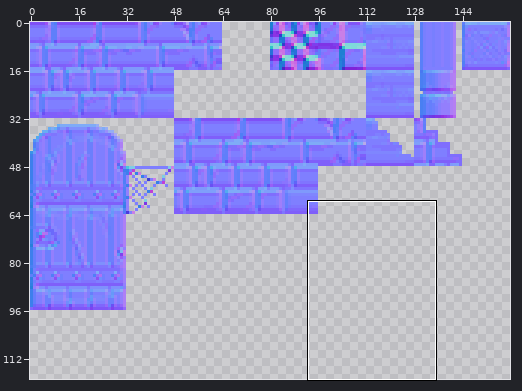
File history of a sprite sheet, Art Assets/Backgrounds/CastleTileset_n.png. The first picture is a wide view before the edit; the outline marks the close-up.
Close-up. Old version:
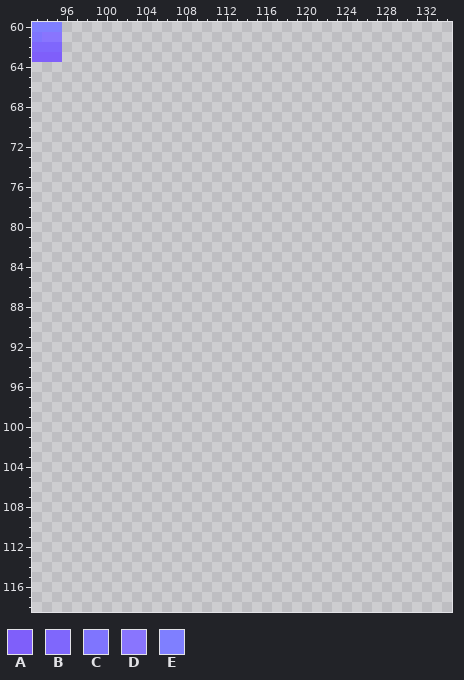
The file is 160x160 pixels. Colours within 5 levels of each other are drawn and written as one. Shown: x 93..134, y 60..118. The wide view leaves out empty margins.
Palette (. is transparent): A #7f5ffa  B #7f67fc  C #7f75fe  D #8975fe  E #7f7fff
Pixels before (only the part around the change), first column x 93:
 60 EEE.......................................
 61 CDD.......................................
 62 BBB.......................................
 63 AAA.......................................
 64 ..........................................
 65 ..........................................
 66 ..........................................
 67 ..........................................
 68 ..........................................
 69 ..........................................
 70 ..........................................
 71 ..........................................
 72 ..........................................
 73 ..........................................
 74 ..........................................
 75 ..........................................
 76 ..........................................
 77 ..........................................
 78 ..........................................
 79 ..........................................
 80 ..........................................
 81 ..........................................
 82 ..........................................
 83 ..........................................
 84 ..........................................
 85 ..........................................
 86 ..........................................
 87 ..........................................
 88 ..........................................
 89 ..........................................
 90 ..........................................
 91 ..........................................
 92 ..........................................
 93 ..........................................
 94 ..........................................
 95 ..........................................
 96 ..........................................
 97 ..........................................
 98 ..........................................
 99 ..........................................
100 ..........................................
101 ..........................................
102 ..........................................
103 ..........................................
104 ..........................................
105 ..........................................
106 ..........................................
107 ..........................................
108 ..........................................
109 ..........................................
110 ..........................................
111 ..........................................
112 ..........................................
113 ..........................................
114 ..........................................
New version:
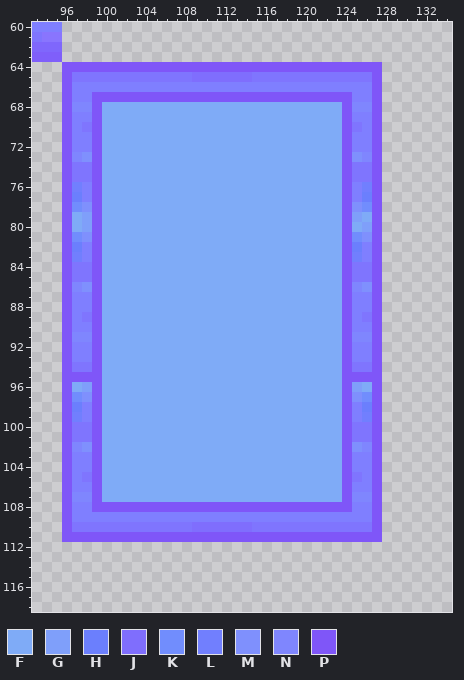
Colours new in this view: F #7fabf7  G #7f9ffa  H #6b7ffd  J #7f6efd  K #718dfd  L #717ffe  M #7f90fd  N #7f86fe  P #7f56f8
The edit:
Changed rows in their new state; - is an unchanged pixel.
first column x 96:
 64 PPPPPPPPPPPPPPPPPPPPPPPPPPPPPPPP
 65 PCCCCCCCCCCCCJJJJJJCCCCCCCCCCCCP
 66 PEEEEEEEEEEEEEEEEEEEEEEEEEEEEEEP
 67 PEEPPPPPPPPPPPPPPPPPPPPPPPPPPEEP
 68 PNNPFFFFFFFFFFFFFFFFFFFFFFFFPNNP
 69 PEEPFFFFFFFFFFFFFFFFFFFFFFFFPEEP
 70 PECPFFFFFFFFFFFFFFFFFFFFFFFFPCEP
 71 PEEPFFFFFFFFFFFFFFFFFFFFFFFFPEEP
 72 PEEPFFFFFFFFFFFFFFFFFFFFFFFFPEEP
 73 PNMPFFFFFFFFFFFFFFFFFFFFFFFFPMNP
 74 PCCPFFFFFFFFFFFFFFFFFFFFFFFFPCCP
 75 PCCPFFFFFFFFFFFFFFFFFFFFFFFFPCCP
 76 PLEPFFFFFFFFFFFFFFFFFFFFFFFFPELP
 77 PHEPFFFFFFFFFFFFFFFFFFFFFFFFPEHP
 78 PKMPFFFFFFFFFFFFFFFFFFFFFFFFPMKP
 79 PFGPFFFFFFFFFFFFFFFFFFFFFFFFPGFP
 80 PFGPFFFFFFFFFFFFFFFFFFFFFFFFPFGP
 81 PKMPFFFFFFFFFFFFFFFFFFFFFFFFPKMP
 82 PHEPFFFFFFFFFFFFFFFFFFFFFFFFPHEP
 83 PLEPFFFFFFFFFFFFFFFFFFFFFFFFPLEP
 84 PCCPFFFFFFFFFFFFFFFFFFFFFFFFPCCP
 85 PCCPFFFFFFFFFFFFFFFFFFFFFFFFPCCP
 86 PNMPFFFFFFFFFFFFFFFFFFFFFFFFPNMP
 87 PEEPFFFFFFFFFFFFFFFFFFFFFFFFPEEP
 88 PEEPFFFFFFFFFFFFFFFFFFFFFFFFPEEP
 89 PECPFFFFFFFFFFFFFFFFFFFFFFFFPECP
 90 PEEPFFFFFFFFFFFFFFFFFFFFFFFFPEEP
 91 PNNPFFFFFFFFFFFFFFFFFFFFFFFFPNNP
 92 PEEPFFFFFFFFFFFFFFFFFFFFFFFFPEEP
 93 PEEPFFFFFFFFFFFFFFFFFFFFFFFFPEEP
 94 PCCPFFFFFFFFFFFFFFFFFFFFFFFFPCCP
 95 PPPPFFFFFFFFFFFFFFFFFFFFFFFFPPPP
 96 PFGPFFFFFFFFFFFFFFFFFFFFFFFFPGFP
 97 PKMPFFFFFFFFFFFFFFFFFFFFFFFFPMKP
 98 PHEPFFFFFFFFFFFFFFFFFFFFFFFFPEHP
 99 PLEPFFFFFFFFFFFFFFFFFFFFFFFFPELP
100 PCCPFFFFFFFFFFFFFFFFFFFFFFFFPCCP
101 PCCPFFFFFFFFFFFFFFFFFFFFFFFFPCCP
102 PNMPFFFFFFFFFFFFFFFFFFFFFFFFPMNP
103 PEEPFFFFFFFFFFFFFFFFFFFFFFFFPEEP
104 PEEPFFFFFFFFFFFFFFFFFFFFFFFFPEEP
105 PECPFFFFFFFFFFFFFFFFFFFFFFFFPCEP
106 PEEPFFFFFFFFFFFFFFFFFFFFFFFFPEEP
107 PNNPFFFFFFFFFFFFFFFFFFFFFFFFPNNP
108 PEEPPPPPPPPPPPPPPPPPPPPPPPPPPEEP
109 PEEEEEEEEEEEEEEEEEEEEEEEEEEEEEEP
110 PCCCCCCCCCCCCJJJJJJCCCCCCCCCCCCP
111 PPPPPPPPPPPPPPPPPPPPPPPPPPPPPPPP
Boxes around the changes in both close-ups, in picture pixels (x1, y1, x2, y2):
added: (62, 62, 382, 542)
